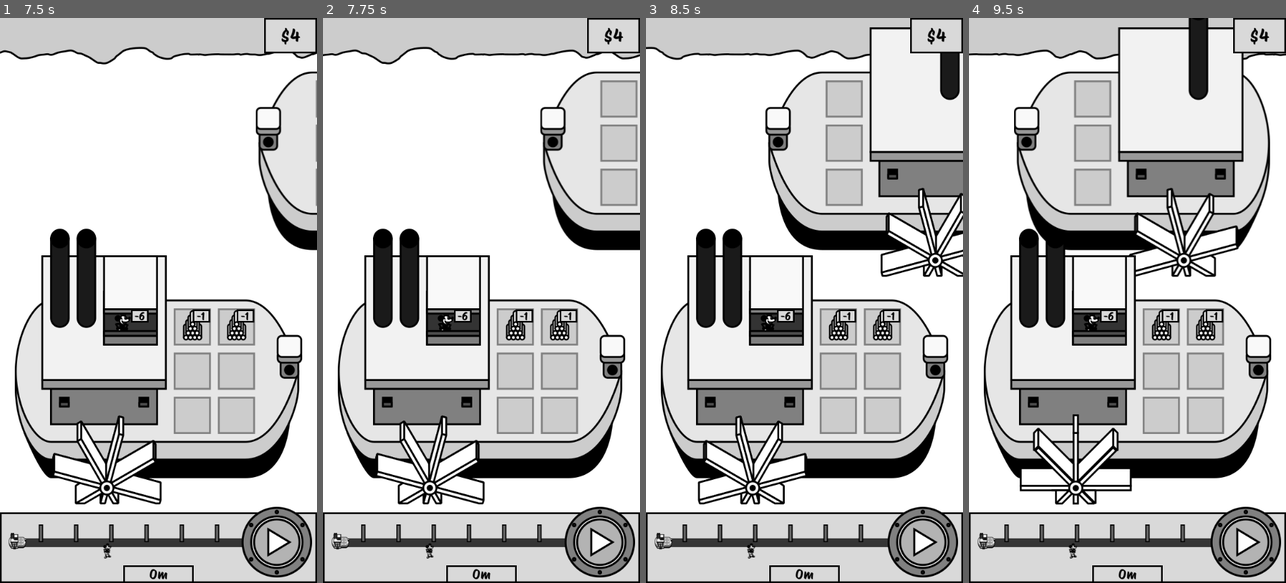
Above: before the commit, frames 1-4 (left to right).
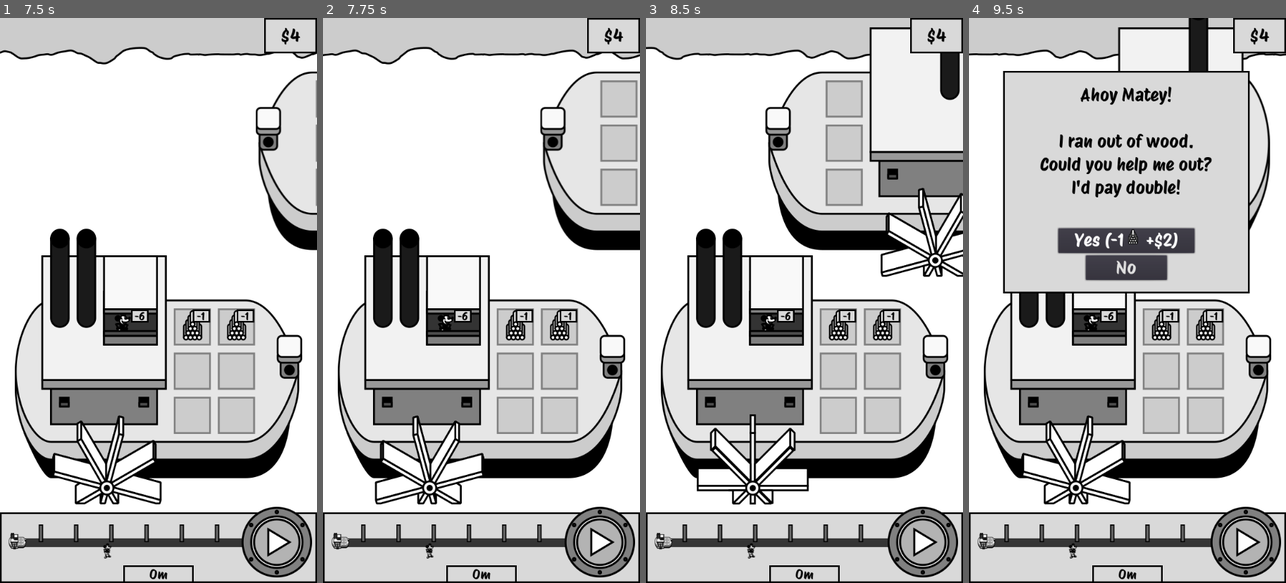
Above: after the commit, the same moments.

Repository: kosinaz/steamboats-of-rogue-river
Game: Godot game, scene res://scenes/world.tscn
Two runs of this game, one before a commit and one after it. Both use one fixed random seed, a clock stepped at 60 frames per second and the inputs below.
Inputs (mouse positions are in pixels of both pictures, inside the frame that each line leads up to):
- Up to frame 1 (7.5 s): click (117, 51) at 0.52 s; click (275, 543) at 1.25 s; click (275, 543) at 2 s; click (123, 51) at 2.77 s; click (66, 51) at 3.52 s; click (22, 34) at 4.27 s; click (237, 328) at 5.02 s; click (193, 368) at 5.77 s; click (237, 368) at 6.52 s; click (193, 413) at 7.27 s
- Up to frame 2 (7.75 s): no input
- Up to frame 3 (8.5 s): click (883, 413) at 8.02 s
- Up to frame 4 (9.5 s): click (1098, 328) at 8.77 s

Frame 1 is identical in both runs. In frame 2, 2.9% of the frame differs, in the area x 16-52%, y 70-87%; in frame 3, 2.9%; in frame 4, 26%, in the area x 10-89%, y 9-87%.

Commit message:
add wood sell encounter

Diff:
--- a/Steamboats of Rogue River/scenes/world.gd
+++ b/Steamboats of Rogue River/scenes/world.gd
@@ -28,6 +28,7 @@
 onready var _mile_label: Label = $"%MileLabel"
 onready var _game_over_panel: Panel = $"%GameOverPanel"
 onready var _reason_label: Label = $"%ReasonLabel"
+onready var _encounter_panel: Panel = $"%EncounterPanel"
 onready var _go_button: TextureButton = $"%GoButton"
 
 # Called when the node enters the scene tree for the first time.
@@ -211,7 +212,6 @@
 func _on_go_button_pressed() -> void:
 	_go_button.disabled = true
 	_moving = true
-	_boat_wheel.play()
 	_update_river_miles()
 	_update_container(_dock_cap_container)
 	_update_container(_dock_item_container)
@@ -226,11 +226,29 @@
 # warning-ignore:return_value_discarded
 	_boat_tween.tween_property(_boat_path_follow, "unit_offset", 0.875, 8)
 # warning-ignore:return_value_discarded
-	_boat_tween.tween_callback(_boat_wheel, "stop")
-# warning-ignore:return_value_discarded
-	_boat_tween.tween_interval(2)
-# warning-ignore:return_value_discarded
-	_boat_tween.tween_callback(_boat_wheel, "play")
+	_boat_tween.tween_callback(self, "_show_encounter")
+
+	_mile_tween = get_tree().create_tween()
+# warning-ignore:return_value_discarded
+	_mile_tween.set_ease(Tween.EASE_IN_OUT)
+# warning-ignore:return_value_discarded
+	_mile_tween.set_trans(Tween.TRANS_SINE)
+# warning-ignore:return_value_discarded
+	_mile_tween.tween_property(_river_miles, "position:x", -28, 8)
+
+	_wheel_tween = get_tree().create_tween()
+# warning-ignore:return_value_discarded
+	_wheel_tween.tween_property(_boat_wheel, "speed_scale", 0, 0)
+# warning-ignore:return_value_discarded
+	_wheel_tween.tween_property(_boat_wheel, "speed_scale", 3, 1)
+# warning-ignore:return_value_discarded
+	_wheel_tween.tween_interval(5.5)
+# warning-ignore:return_value_discarded
+	_wheel_tween.tween_property(_boat_wheel, "speed_scale", 0, 2)
+
+
+func _continue_the_ride() -> void:
+	_boat_tween = get_tree().create_tween()
 # warning-ignore:return_value_discarded
 	_boat_tween.set_ease(Tween.EASE_IN)
 # warning-ignore:return_value_discarded
@@ -246,45 +264,42 @@
 # warning-ignore:return_value_discarded
 	_boat_tween.tween_property(_boat_path_follow, "unit_offset", 0.5, 10)
 # warning-ignore:return_value_discarded
-	_boat_tween.tween_callback(_boat_wheel, "stop")
-# warning-ignore:return_value_discarded
 	_boat_tween.tween_callback(self, "_arrive")
 
 	_mile_tween = get_tree().create_tween()
 # warning-ignore:return_value_discarded
-	_mile_tween.set_ease(Tween.EASE_IN_OUT)
-# warning-ignore:return_value_discarded
-	_mile_tween.set_trans(Tween.TRANS_SINE)
-# warning-ignore:return_value_discarded
-	_mile_tween.tween_property(_river_miles, "position:x", -28, 8)
-# warning-ignore:return_value_discarded
-	_mile_tween.tween_interval(2)
-# warning-ignore:return_value_discarded
 	_mile_tween.tween_property(_river_miles, "position:x", -64, 12)
 # warning-ignore:return_value_discarded
 	_mile_tween.tween_property(_river_miles, "position:x", 0, 0)
 
 	_wheel_tween = get_tree().create_tween()
 # warning-ignore:return_value_discarded
-	_wheel_tween.tween_property(_boat_wheel, "speed_scale", 0, 0)
-# warning-ignore:return_value_discarded
 	_wheel_tween.tween_property(_boat_wheel, "speed_scale", 3, 1)
 # warning-ignore:return_value_discarded
-	_wheel_tween.tween_interval(5)
-# warning-ignore:return_value_discarded
-	_wheel_tween.tween_property(_boat_wheel, "speed_scale", 0, 2)
-# warning-ignore:return_value_discarded
-	_wheel_tween.tween_interval(2)
-# warning-ignore:return_value_discarded
-	_wheel_tween.tween_property(_boat_wheel, "speed_scale", 3, 1)
-# warning-ignore:return_value_discarded
-	_wheel_tween.tween_interval(9)
+	_wheel_tween.tween_interval(9.5)
 # warning-ignore:return_value_discarded
 	_wheel_tween.tween_property(_boat_wheel, "speed_scale", 0, 2)
 
 func _is_ready_to_go() -> bool:
 	return _boat_caps.has_any_item() and _boat_items.has_type_of_item("wood")
 
-func _on_restart_pressed():
+func _show_encounter() -> void:
+	_encounter_panel.show()
+
+func _on_restart_pressed() -> void:
 # warning-ignore:return_value_discarded
 	get_tree().reload_current_scene()
+
+func _on_give_wood_pressed() -> void:
+	_encounter_panel.hide()
+	_update_balance(2)
+	var items: Array = _boat_items.get_items()
+	for i in range(items.size()):
+		if items[i].get_name() == "wood":
+			_boat_items.remove(i)
+			break
+	_continue_the_ride()
+
+func _on_no_pressed() -> void:
+	_encounter_panel.hide()
+	_continue_the_ride()
--- a/Steamboats of Rogue River/scenes/world.tscn
+++ b/Steamboats of Rogue River/scenes/world.tscn
@@ -164,7 +164,8 @@
 unique_name_in_owner = true
 position = Vector2( -98, 176 )
 frames = SubResource( 9 )
-speed_scale = 2.0
+speed_scale = 0.0
+playing = true
 
 [node name="BoatWindow" type="Sprite" parent="BoatPath/BoatPathFollow/Boat"]
 position = Vector2( -51, -28 )
@@ -388,5 +389,75 @@
 custom_fonts/font = ExtResource( 8 )
 text = "Restart"
 
+[node name="EncounterPanel" type="Panel" parent="BoatPath/BoatPathFollow/Boat"]
+unique_name_in_owner = true
+visible = false
+margin_left = -226.0
+margin_top = -512.0
+margin_right = 222.0
+margin_bottom = -109.0
+custom_styles/panel = ExtResource( 18 )
+
+[node name="MarginContainer" type="VBoxContainer" parent="BoatPath/BoatPathFollow/Boat/EncounterPanel"]
+anchor_right = 1.0
+anchor_bottom = 1.0
+alignment = 1
+
+[node name="GreetingsLabel" type="Label" parent="BoatPath/BoatPathFollow/Boat/EncounterPanel/MarginContainer"]
+margin_top = 24.0
+margin_right = 448.0
+margin_bottom = 231.0
+theme = SubResource( 4 )
+custom_colors/font_color = Color( 0, 0, 0, 1 )
+custom_fonts/font = ExtResource( 8 )
+text = "Ahoy Matey!
+
+I ran out of wood.
+Could you help me out?
+I'd pay double!"
+align = 1
+valign = 1
+
+[node name="MarginContainer" type="MarginContainer" parent="BoatPath/BoatPathFollow/Boat/EncounterPanel/MarginContainer"]
+margin_top = 235.0
+margin_right = 448.0
+margin_bottom = 330.0
+custom_constants/margin_right = 100
+custom_constants/margin_top = 50
+custom_constants/margin_left = 100
+
+[node name="Button" type="Button" parent="BoatPath/BoatPathFollow/Boat/EncounterPanel/MarginContainer/MarginContainer"]
+margin_left = 100.0
+margin_top = 50.0
+margin_right = 348.0
+margin_bottom = 95.0
+custom_fonts/font = ExtResource( 8 )
+
+[node name="RichTextLabel" type="RichTextLabel" parent="BoatPath/BoatPathFollow/Boat/EncounterPanel/MarginContainer/MarginContainer/Button"]
+margin_top = 1.0
+margin_right = 248.0
+margin_bottom = 45.0
+mouse_filter = 1
+custom_fonts/normal_font = ExtResource( 8 )
+bbcode_enabled = true
+bbcode_text = "[center]Yes (-1[img]res://assets/wood.png[/img] +$2)"
+text = "Yes (-1 +$2)"
+
+[node name="MarginContainer2" type="MarginContainer" parent="BoatPath/BoatPathFollow/Boat/EncounterPanel/MarginContainer"]
+margin_top = 334.0
+margin_right = 448.0
+margin_bottom = 379.0
+custom_constants/margin_right = 150
+custom_constants/margin_left = 150
+
+[node name="Button" type="Button" parent="BoatPath/BoatPathFollow/Boat/EncounterPanel/MarginContainer/MarginContainer2"]
+margin_left = 150.0
+margin_right = 298.0
+margin_bottom = 45.0
+custom_fonts/font = ExtResource( 8 )
+text = "No"
+
 [connection signal="pressed" from="BoatPath/BoatPathFollow/Boat/RiverPanel/GoButton" to="." method="_on_go_button_pressed"]
 [connection signal="pressed" from="BoatPath/BoatPathFollow/Boat/GameOverPanel/MarginContainer/MarginContainer/Button" to="." method="_on_restart_pressed"]
+[connection signal="pressed" from="BoatPath/BoatPathFollow/Boat/EncounterPanel/MarginContainer/MarginContainer/Button" to="." method="_on_give_wood_pressed"]
+[connection signal="pressed" from="BoatPath/BoatPathFollow/Boat/EncounterPanel/MarginContainer/MarginContainer2/Button" to="." method="_on_no_pressed"]
